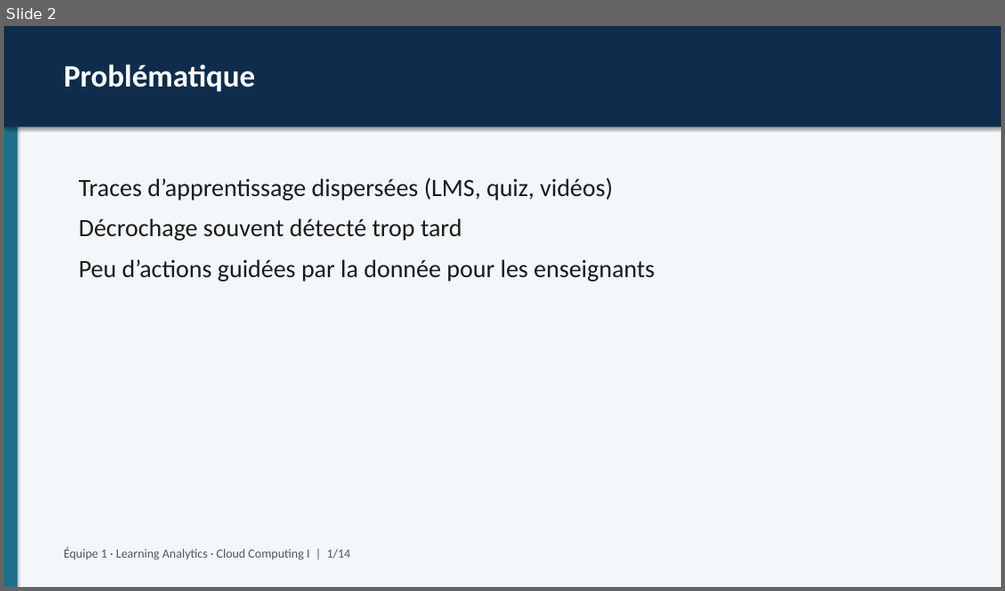
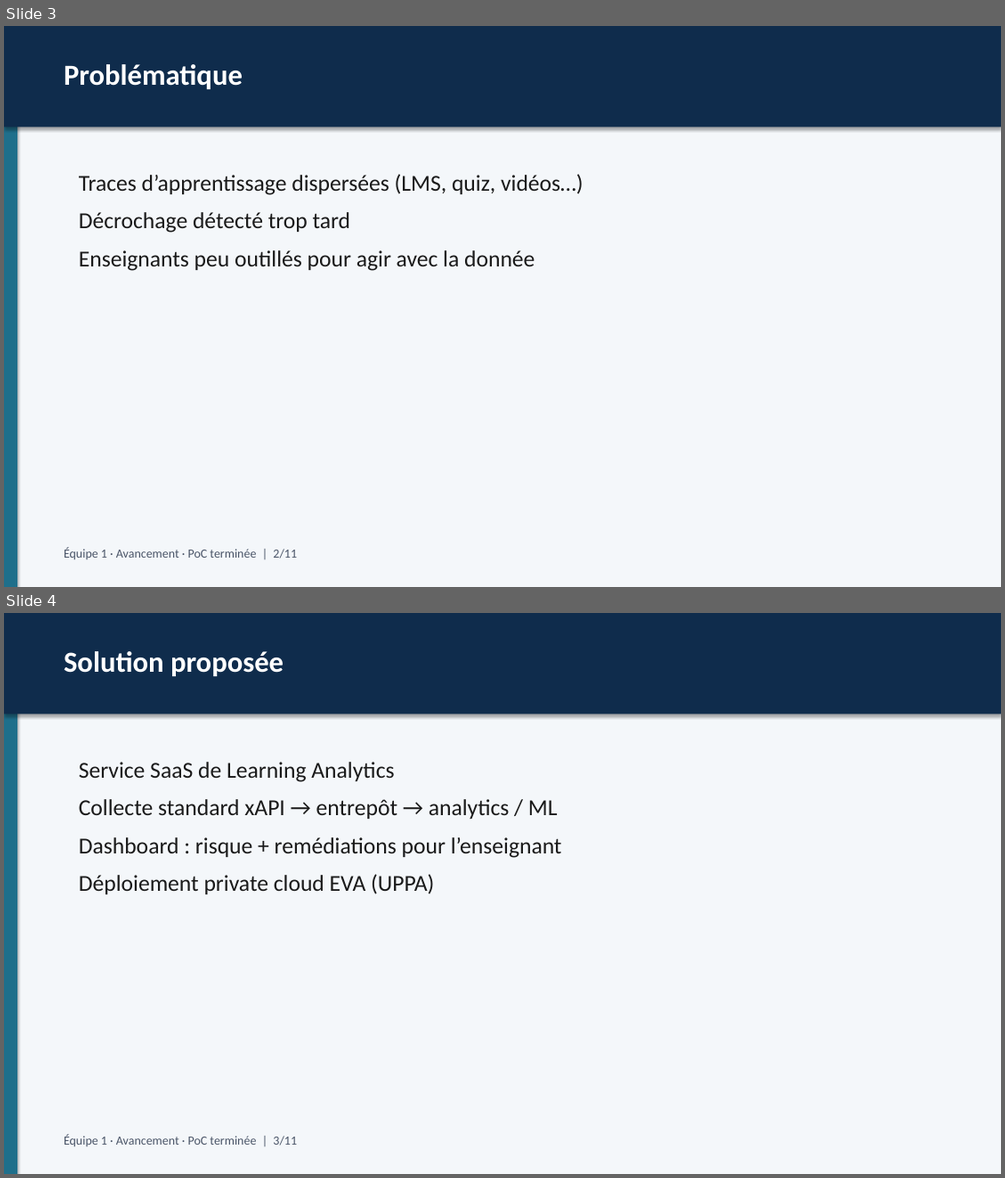
Before and after one commit to galaxie44/learning-analytics-educational-processes, a slide deck: docs/livrables/Presentation-Learning-Analytics.pptx. Shown one above the other, each under a label of ours: slide 2 before the commit, slides 3 and 4 after it. The pictures are 1005x591 and 1005x1178 pixels, drawn with LibreOffice and Linux fonts; fonts in the diff are those of the drawing. Boxes give left, top, right and bottom in pixels: in the first picture for what was removed or moved away, otherwise in the second. Text is boxed around its words. In the diff, an @@ line names an element or a change of style, - is before the commit and + after.

Commit message:
Add complete avancement presentation (PoC finished narrative).

```diff
--- a/docs/livrables/Presentation-Learning-Analytics.pptx
+++ b/docs/livrables/Presentation-Learning-Analytics.pptx
@@ slide 4 added at [4, 613, 1001, 1174], background #FFFFFF @@
@@ rectangle added at [4, 613, 1001, 1174], fill #F4F7FA @@
@@ rectangle added at [4, 613, 17, 1174], fill #1F6F8B @@
@@ rectangle added at [4, 613, 1001, 714], fill #0F2C4C @@
@@ text added at [64, 651, 283, 676], 28 pt, text #FFFFFF, bold @@
+Solution proposée
@@ text added at [79, 762, 562, 894], 22 pt, text #1A1A1A @@
+Service SaaS de Learning Analytics
+Collecte standard xAPI → entrepôt → analytics / ML
+Dashboard : risque + remédiations pour l’enseignant
+Déploiement private cloud EVA (UPPA)
@@ text added at [64, 1134, 297, 1146], 12 pt, text #4A5568 @@
+Équipe 1 · Avancement · PoC terminée | 3/11
@@ what was slide 2 is now slide 3 @@
@@ slide 3 changed as well @@
@@ text "Problématique" at [64, 64, 243, 89]: size 30 to 28 pt @@
@@ text at [79, 174, 583, 271]: text changed; size 24 to 22 pt @@
-Traces d’apprentissage dispersées (LMS, quiz, vidéos)
-Décrochage souvent détecté trop tard
-Peu d’actions guidées par la donnée pour les enseignants
+Traces d’apprentissage dispersées (LMS, quiz, vidéos…)
+Décrochage détecté trop tard
+Enseignants peu outillés pour agir avec la donnée
@@ text at [64, 547, 297, 559]: text changed @@
-Équipe 1 · Learning Analytics · Cloud Computing I | 1/14
+Équipe 1 · Avancement · PoC terminée | 2/11
```
Also in this commit, not shown: 5 other slides changed, 5 other slides added, 9 slides removed, 3 other files.
